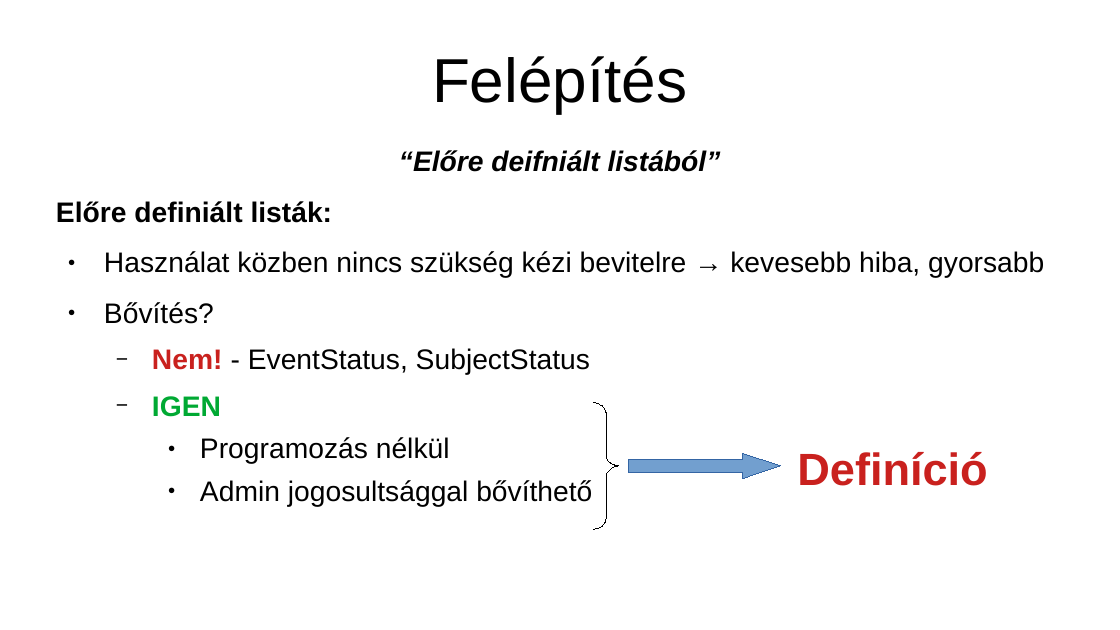
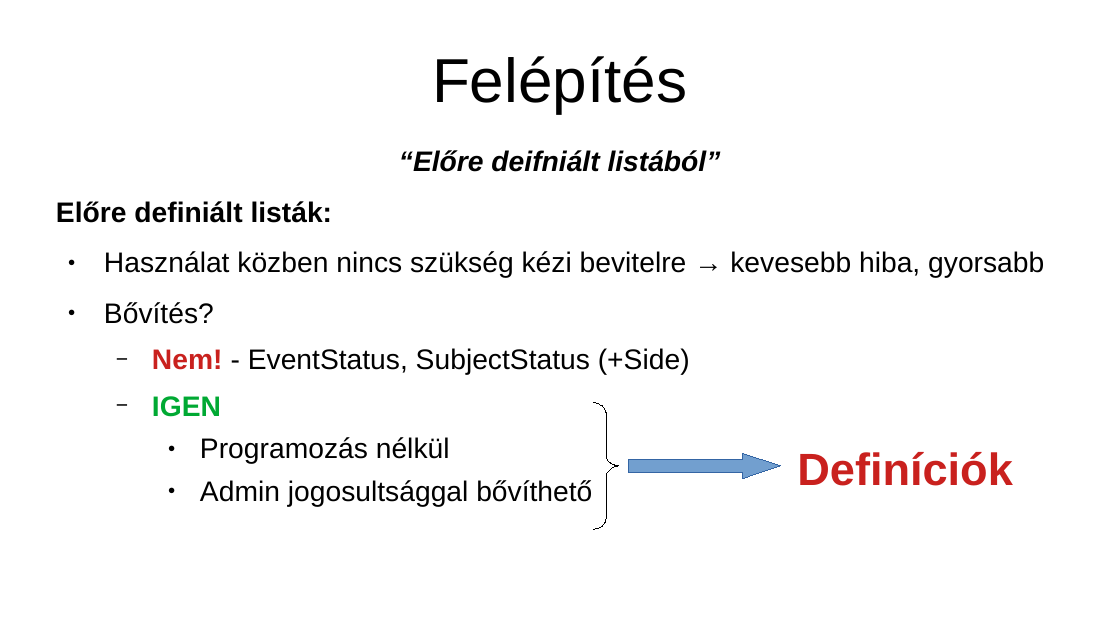
Before and after one commit to dfajtai/exam_register, a slide deck: slide 27 of src/online_event_recorder/howto/exam_register_manual_v0_20240305.odp. Drawn at 1120x630 pixels with LibreOffice and Linux fonts; fonts in the diff are those of the drawing. Boxes give left, top, right and bottom in pixels: in the first picture for what was removed or moved away, otherwise in the second. Text is boxed around its words. In the diff, an @@ line names an element or a change of style, - is before the commit and + after.

```diff
--- a/src/online_event_recorder/howto/exam_register_manual_v0_20240305.odp
+++ b/src/online_event_recorder/howto/exam_register_manual_v0_20240305.odp
@@ text at (152, 348, 690, 375): text changed @@
-  − Nem! - EventStatus, SubjectStatus
+  − Nem! - EventStatus, SubjectStatus (+Side)
@@ text at (797, 452, 1013, 486): text changed @@
-Definíció
+Definíciók
```
Also in this commit, not shown: 5 other slides changed, 17 slides added, 2 slides removed, 4 other files.
